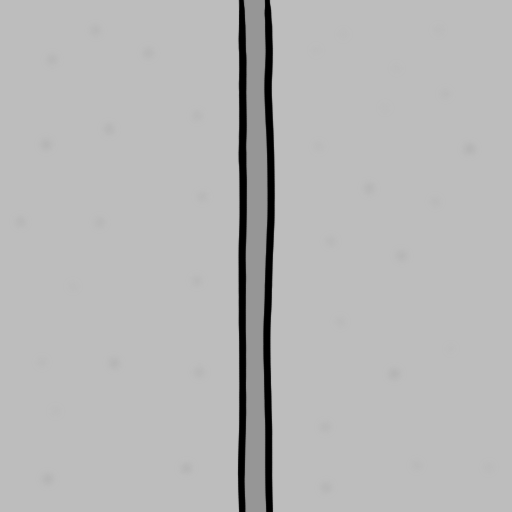
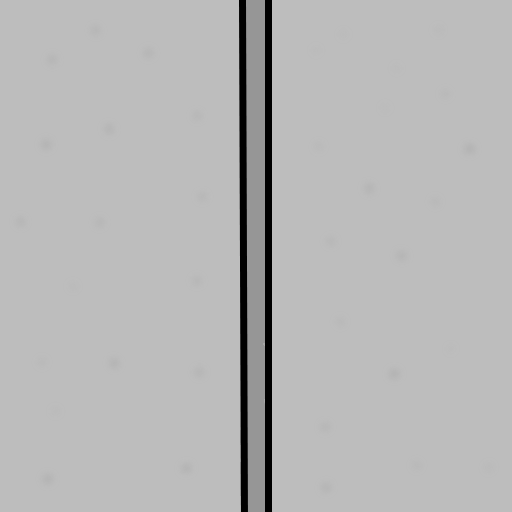
Comparing the layer stacks of the two 512 × 512 images. Changes:
removed layer "Layer 3" over box(237, 0, 276, 512)
added layer "Line 3" above "Line 2" over box(265, 0, 272, 512)
added layer "Line 1" above "Layer 4" over box(239, 0, 248, 512)
